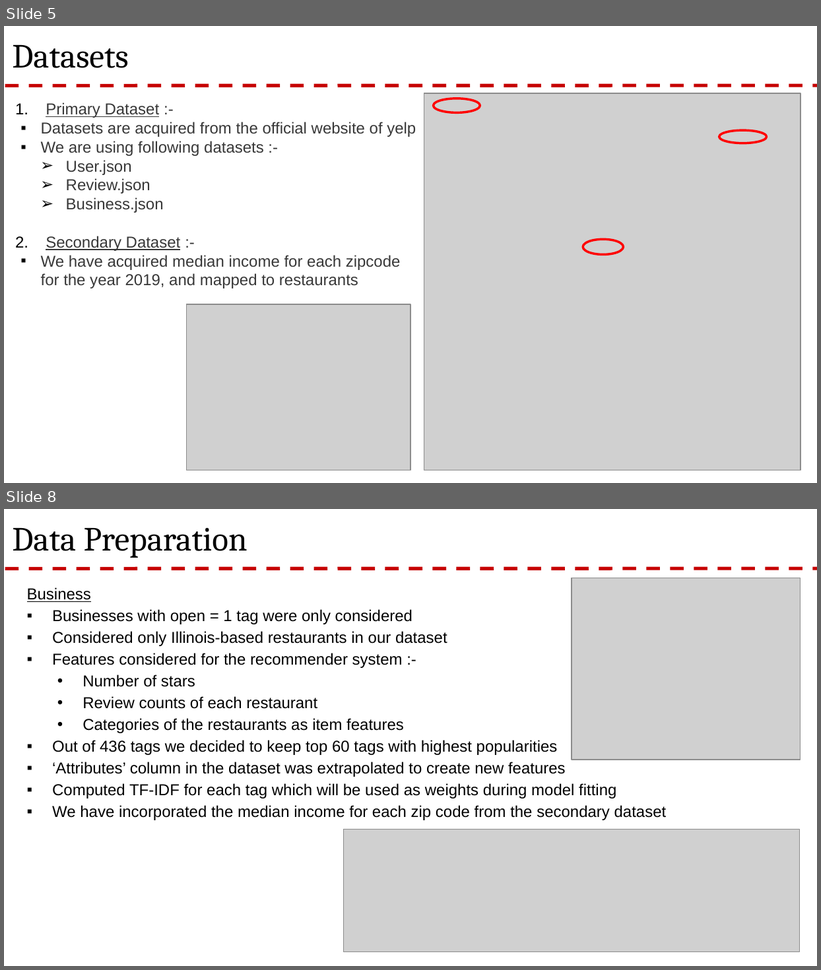
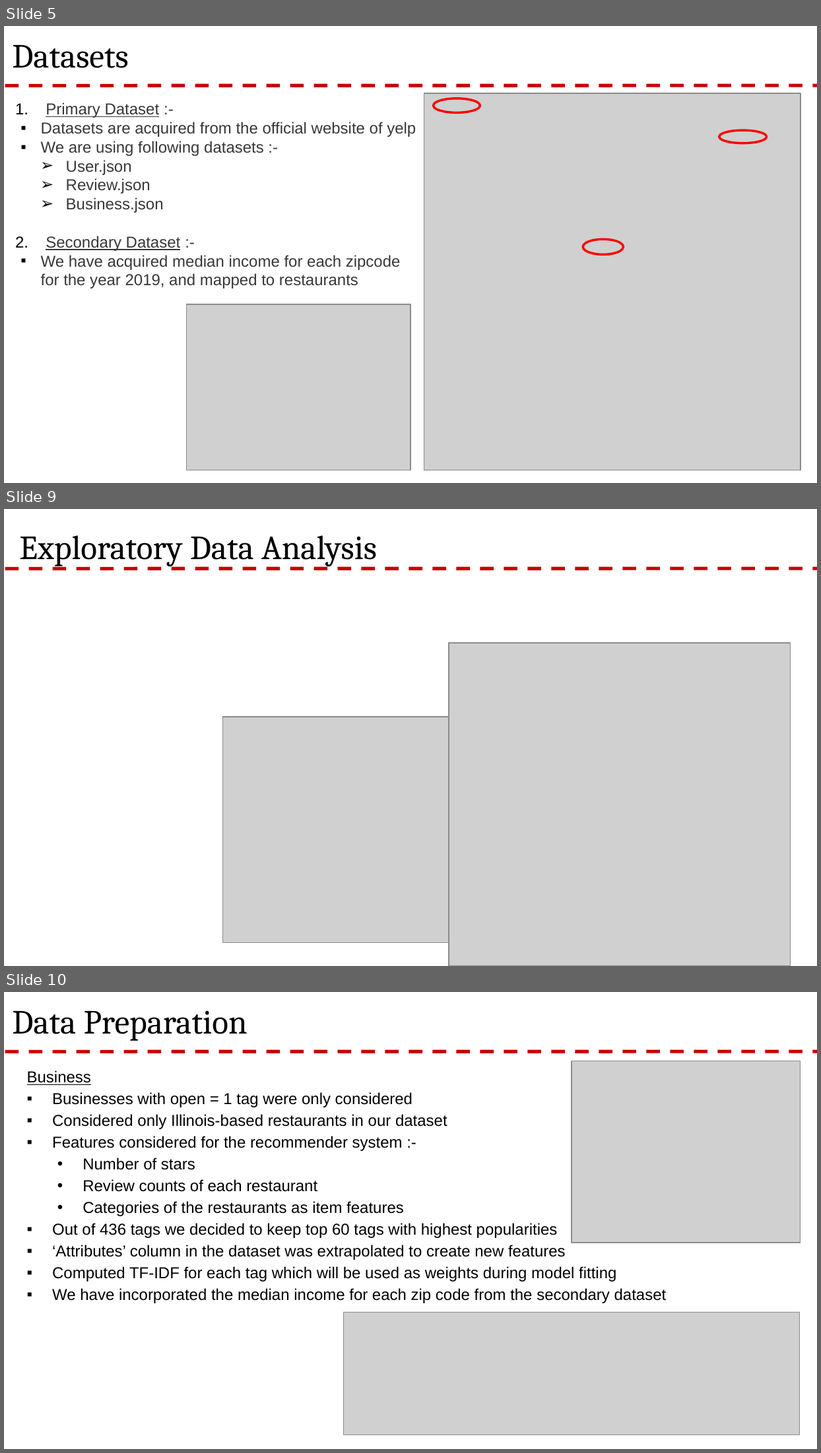
Before and after one commit to rnair7163/Restaurant-Recommendation-System-using-Yelp-Dataset, a slide deck: PPT/Yelp Presentation.pptx. Shown one above the other, each under a label of ours: slides 5 and 8 before the commit, slides 5, 9 and 10 after it; the slides between them are not shown. The pictures are 821x970 and 821x1453 pixels, drawn with LibreOffice and Linux fonts; fonts in the diff are those of the drawing; grey boxes stand for pictures; background and template pictures are left out. Boxes give left, top, right and bottom in pixels: in the first picture for what was removed or moved away, otherwise in the second. Text is boxed around its words. In the diff, an @@ line names an element or a change of style, - is before the commit and + after.

```diff
--- a/PPT/Yelp Presentation.pptx
+++ b/PPT/Yelp Presentation.pptx
@@ slide 9 added at (x1=4, y1=509, x2=817, y2=966), background #FFFFFF; not listed: 1 template element that a slide beside it also shows @@
@@ title added at (x1=19, y1=535, x2=377, y2=567), 30 pt, text #000000 @@
+Exploratory Data Analysis
@@ picture added at (x1=449, y1=643, x2=790, y2=966) @@
@@ picture added at (x1=222, y1=717, x2=449, y2=943) @@
@@ what was slide 8 is now slide 10 @@
```
Also in this commit, not shown: 3 slides changed, 1 other slide added, 2 other files.
